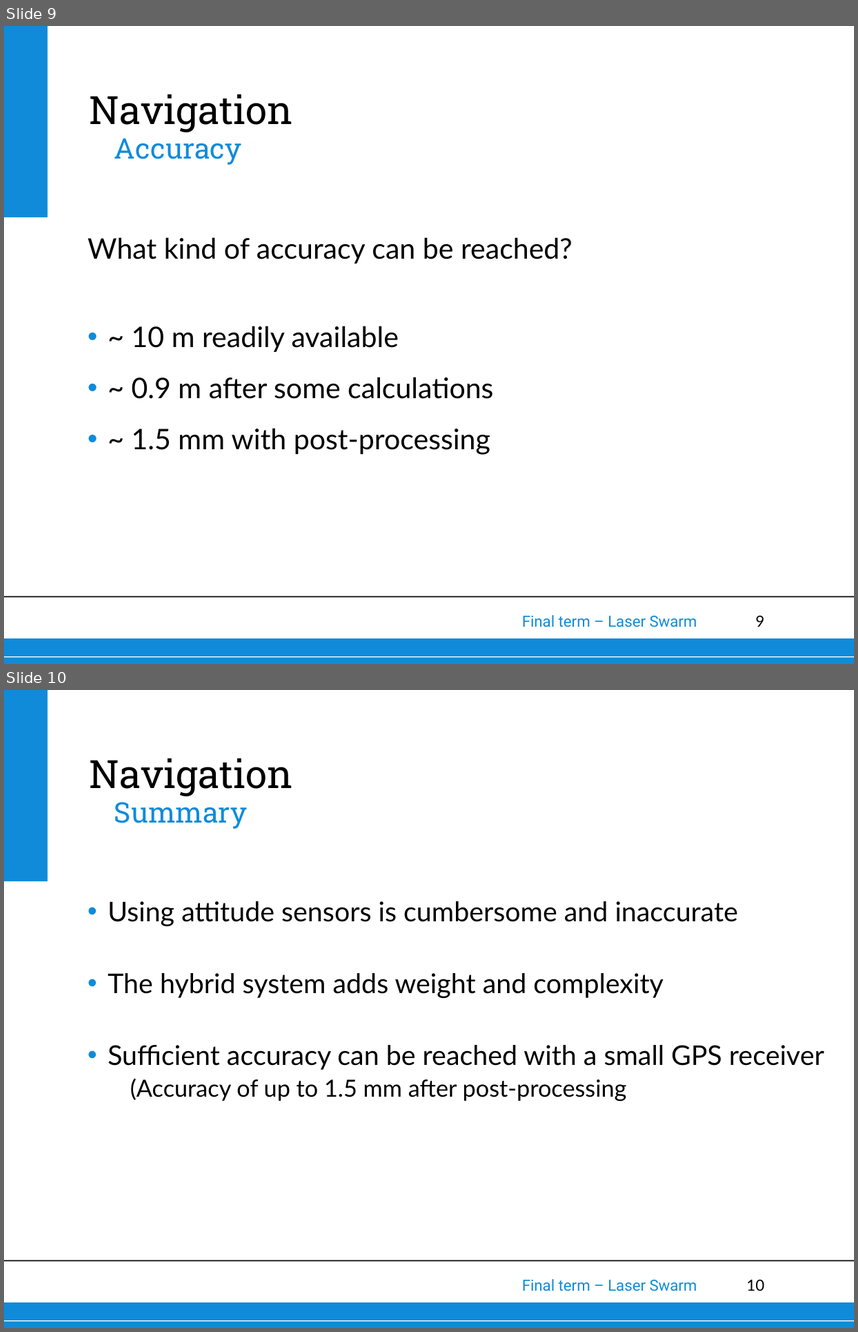
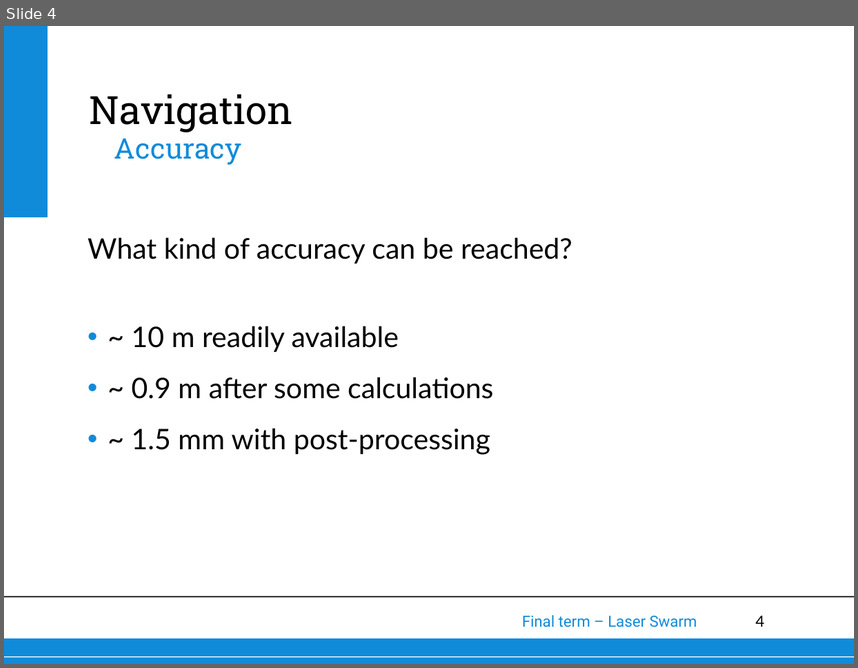
Before and after one commit to thewisenerd/laser-swarm, a slide deck: finalPresentation/subsections/Navigation.ppt. Shown one above the other, each under a label of ours: slides 9 and 10 before the commit, slide 4 after it. The pictures are 858x1332 and 858x668 pixels, drawn with LibreOffice and Linux fonts; fonts in the diff are those of the drawing; background and template pictures are left out. Boxes give left, top, right and bottom in pixels: in the first picture for what was removed or moved away, otherwise in the second. Text is boxed around its words. In the diff, an @@ line names an element or a change of style, - is before the commit and + after.

```diff
--- a/finalPresentation/subsections/Navigation.ppt
+++ b/finalPresentation/subsections/Navigation.ppt
@@ slide 10 removed at (4,690,854,1328), background #FFFFFF; not listed: 6 template elements that a slide beside it also shows @@
@@ title removed at (90,758,293,796) @@
-Navigation
@@ text removed at (114,802,247,829) @@
-Summary
@@ text removed at (107,901,824,1101) @@
-• Using attitude sensors is cumbersome and inaccurate
-• The hybrid system adds weight and complexity
-• Sufficient accuracy can be reached with a small GPS receiver
-  (Accuracy of up to 1.5 mm after post-processing
@@ what was slide 9 is now slide 4 @@
@@ page number at (755,615,764,626): text changed @@
-9
+4
```
Also in this commit, not shown: 3 slides changed, 5 other slides removed, 1 other file.
